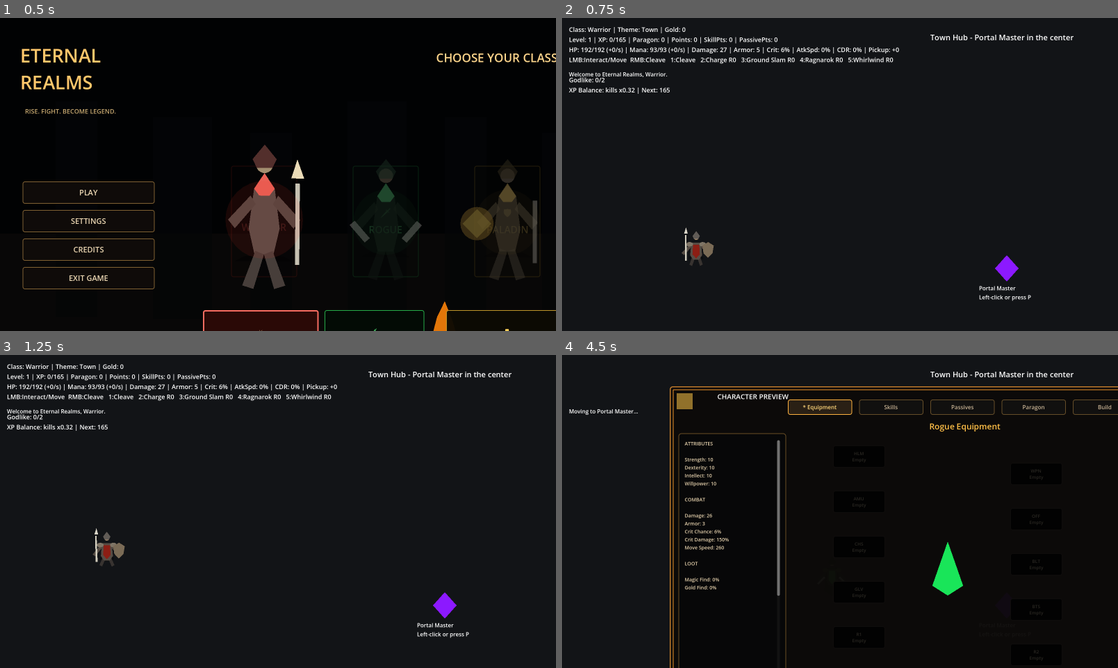
Above: before the commit, frames 1-4 (two rows, left to right).
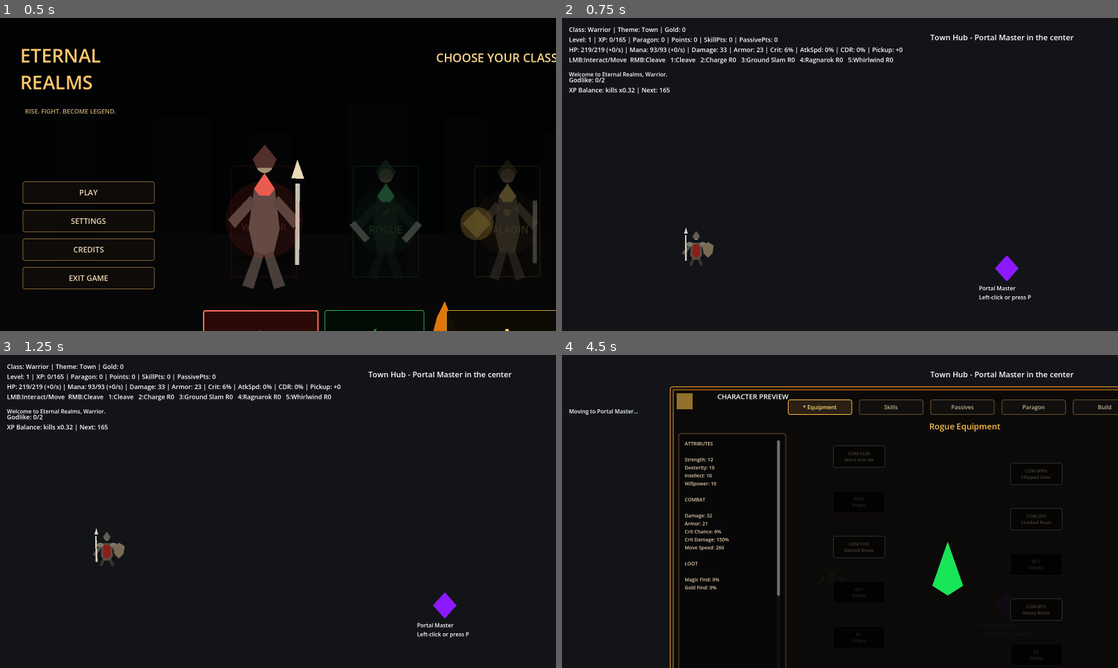
Above: after the commit, the same moments.

Repository: timjohan93-cyber/Eternal-Realms
Game: Godot game, scene res://scenes/Main.tscn
Same seed, same stepped clock (60 frames per second), same inputs: the game is played once before the commit and once after it.
Inputs (mouse positions are in pixels of both pictures, inside the frame that each line leads up to):
- Up to frame 1 (0.5 s): no input
- Up to frame 2 (0.75 s): click "PLAY" at 0.5 s
- Up to frame 3 (1.25 s): no input
- Up to frame 4 (4.5 s): tap P at 1.25, 1.35, 2, 2.75, 3.5, 4.25 s; move the mouse to (962, 495) at 1.27 s; hold D 1.28-2.03 s; click (962, 495) at 1.42 s; move the mouse to (728, 527) at 2.02 s; hold S 2.03-2.78 s; tap T at 2.1 s; move the mouse to (895, 442) at 2.77 s; hold D 2.78-3.53 s; tap C at 2.85 s; move the mouse to (812, 574) at 3.52 s; hold W 3.53-4.28 s; tap I at 3.6 s; click (812, 574) at 3.67 s; move the mouse to (1006, 558) at 4.27 s; hold A from 4.28 s (still down); tap K at 4.35 s

Frame 1 is identical in both runs. In frame 2, 0.3% of the frame differs, in the area x 3-62%, y 9-12%; in frame 3, 0.3%; in frame 4, 0.5%, in the area x 25-90%, y 28-85%.
Error after the commit: Invalid access to property or key 'special' on a base object of type 'Dictionary'. (res://scripts/Main.gd:2701)

Commit message:
Use V8.2A starter gear script

Diff:
--- a/scenes/Main.tscn
+++ b/scenes/Main.tscn
@@ -1,6 +1,6 @@
 [gd_scene load_steps=2 format=3]
 
-[ext_resource type="Script" path="res://scripts/MainV81A.gd" id="1"]
+[ext_resource type="Script" path="res://scripts/MainV82A.gd" id="1"]
 
 [node name="Main" type="Node2D"]
 script = ExtResource("1")
